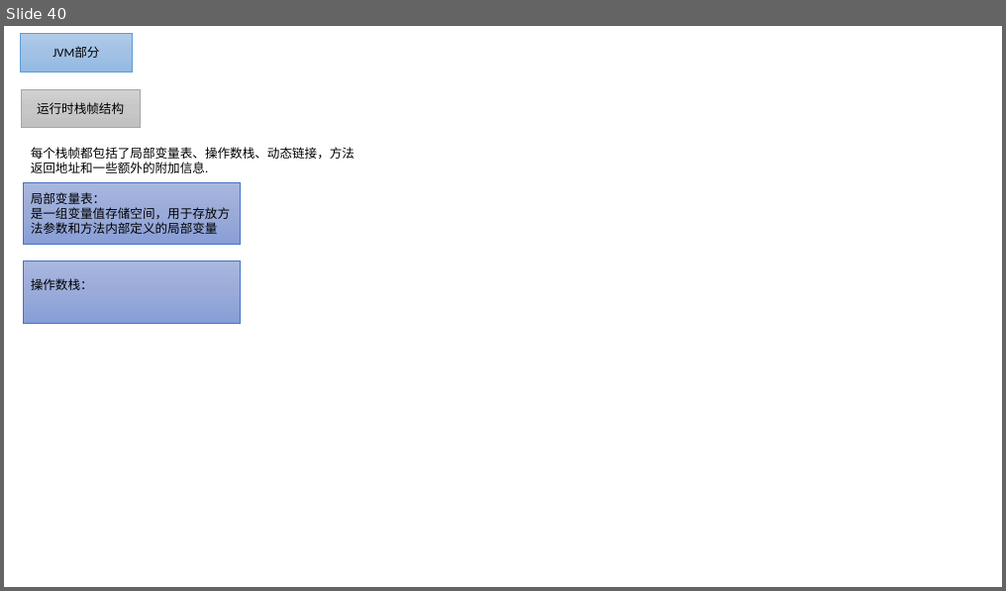
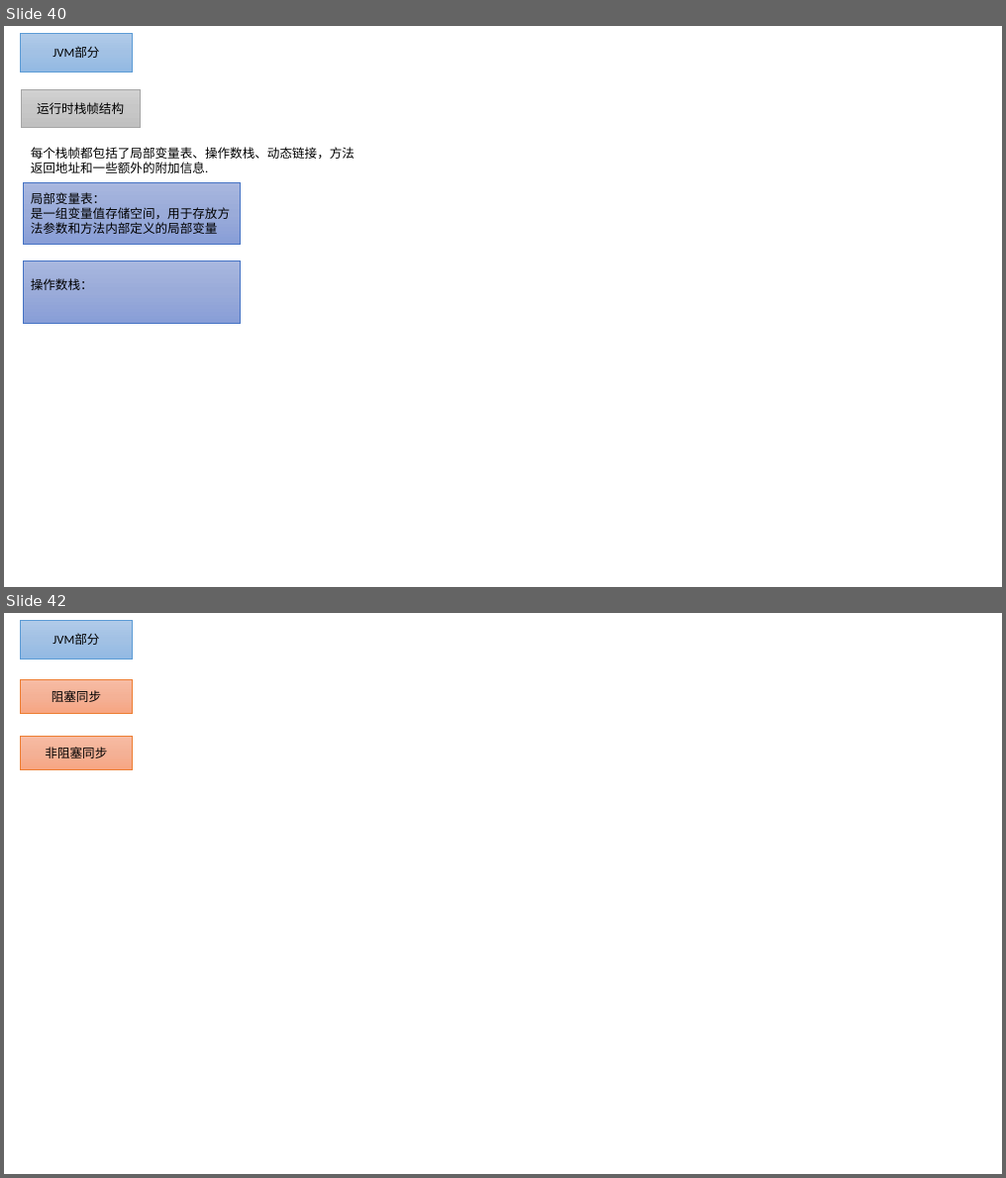
Before and after one commit to nda1992/Reading_Books_Notebook, a slide deck: images/画图PPT.pptx. Shown one above the other, each under a label of ours: slide 40 before the commit, slides 40 and 42 after it; the slides between them are not shown. The pictures are 1006x591 and 1006x1178 pixels, drawn with LibreOffice and Linux fonts; fonts in the diff are those of the drawing. Boxes give left, top, right and bottom in pixels: in the first picture for what was removed or moved away, otherwise in the second. Text is boxed around its words. In the diff, an @@ line names an element or a change of style, - is before the commit and + after.

```diff
--- a/images/画图PPT.pptx
+++ b/images/画图PPT.pptx
@@ slide 42 added at [4,613,1002,1174], background #FFFFFF @@
@@ rectangle added at [21,620,132,659], fill gradient #B1CBE9 to #A3C1E5 to #93B9E4, outline #5B9BD5 0.5 pt, 12 pt, text #000000 @@
+JVM部分
@@ rectangle added at [21,679,132,713], fill gradient #F7BDA5 to #F5B196 to #F8A582, outline #ED7D31 0.5 pt, 12 pt, text #000000 @@
+阻塞同步
@@ rectangle added at [21,737,132,770], fill gradient #F7BDA5 to #F5B196 to #F8A582, outline #ED7D31 0.5 pt, 12 pt, text #000000 @@
+非阻塞同步
```
Also in this commit, not shown: 1 slide changed, 5 other slides added, 2 slides removed, 11 other files.
